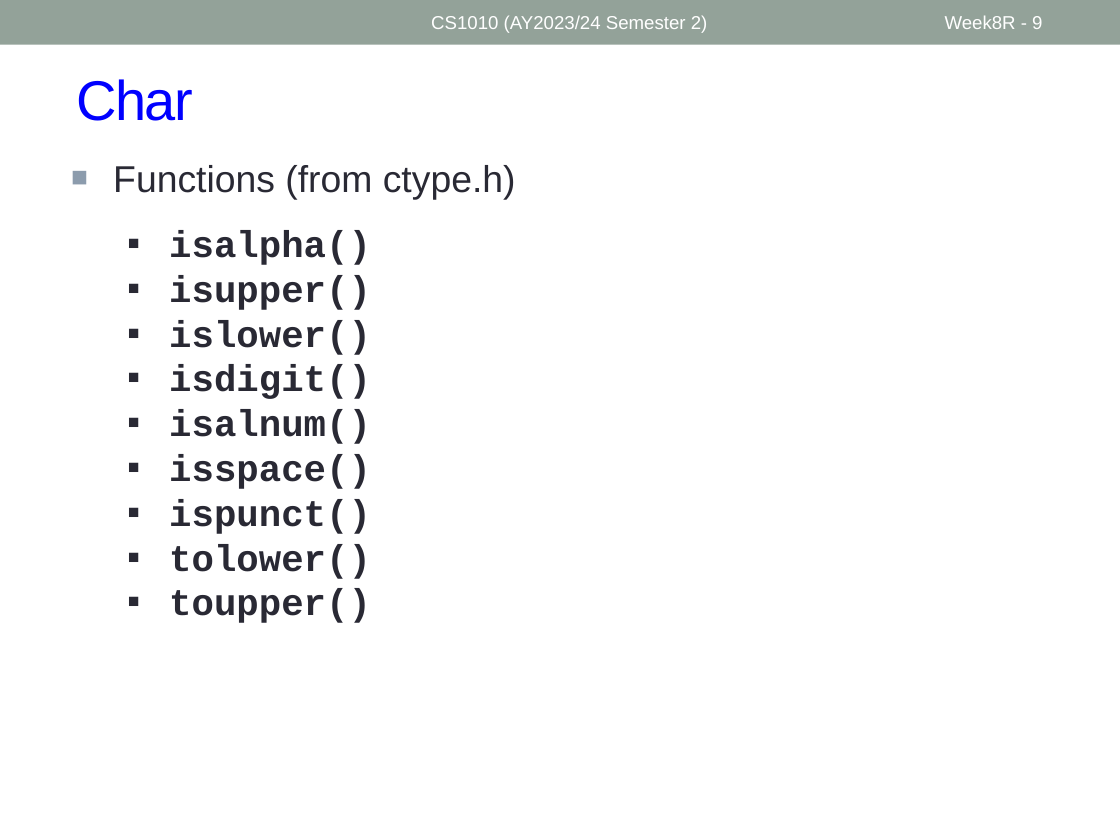
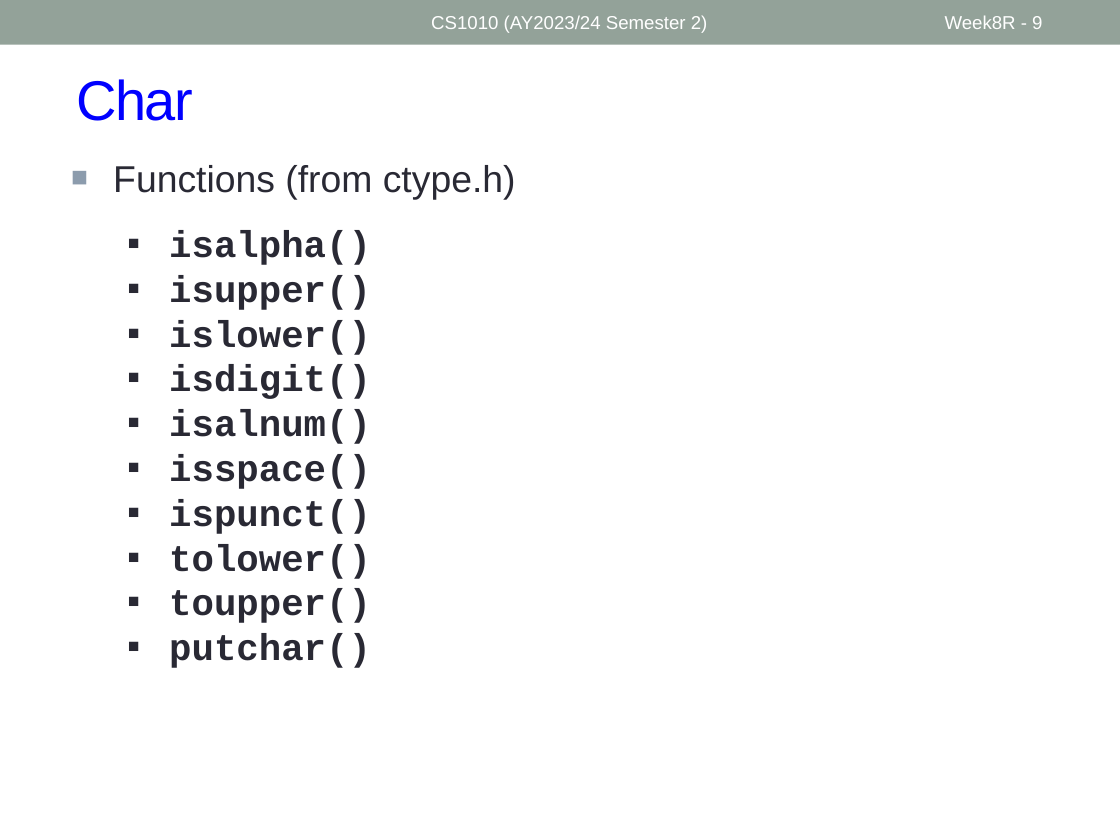
Before and after one commit to nus-cs1010-2425-s2/website, a slide deck: slide 9 of slides/Week8_Recap.pptx. Drawn at 1120x840 pixels with LibreOffice and Linux fonts; fonts in the diff are those of the drawing. Boxes give left, top, right and bottom in pixels: in the first picture for what was removed or moved away, otherwise in the second. Text is boxed around its words. In the diff, an @@ line names an element or a change of style, - is before the commit and + after.

```diff
--- a/slides/Week8_Recap.pptx
+++ b/slides/Week8_Recap.pptx
@@ text at <box>169,634,371,668</box>: paragraph added @@
+  ▪ putchar()
```
Also in this commit, not shown: 37 other files.
